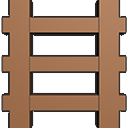
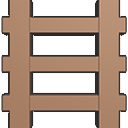
Before/after of a 128×128 layered artwork. What changed in the layer stack:
painted on "Слой 1 копия" over [2, 0, 126, 128]
